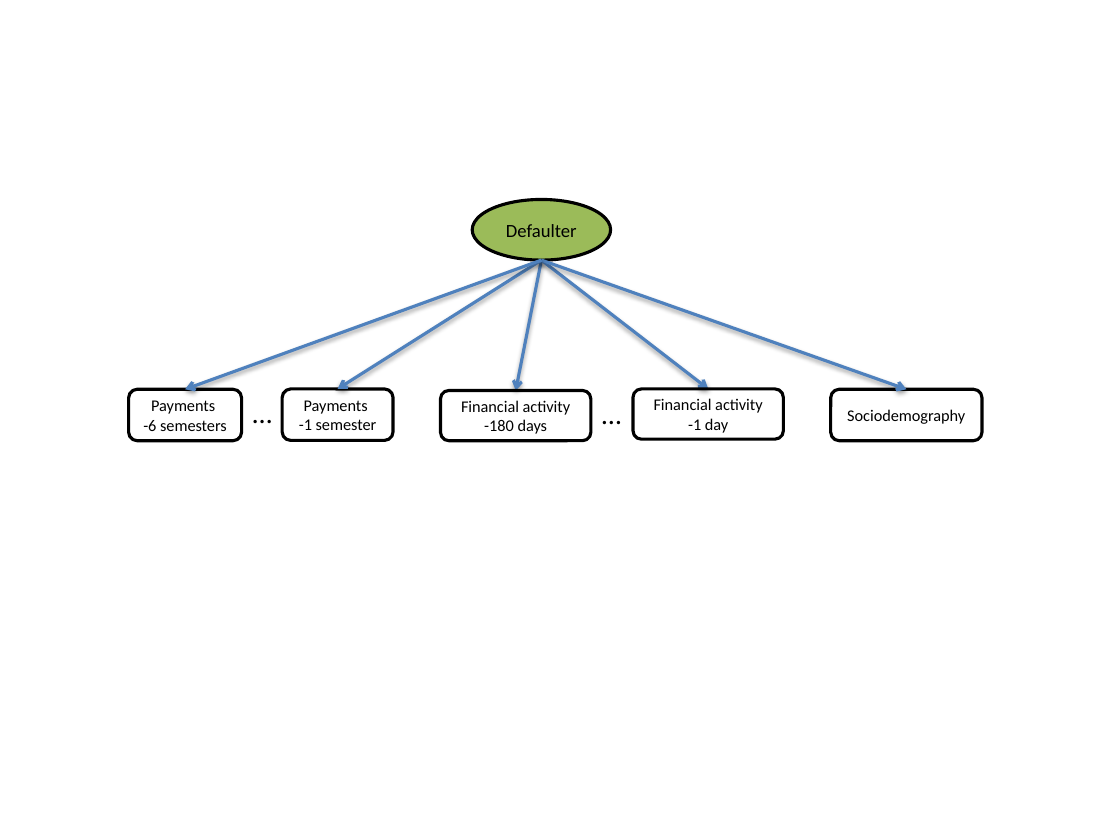
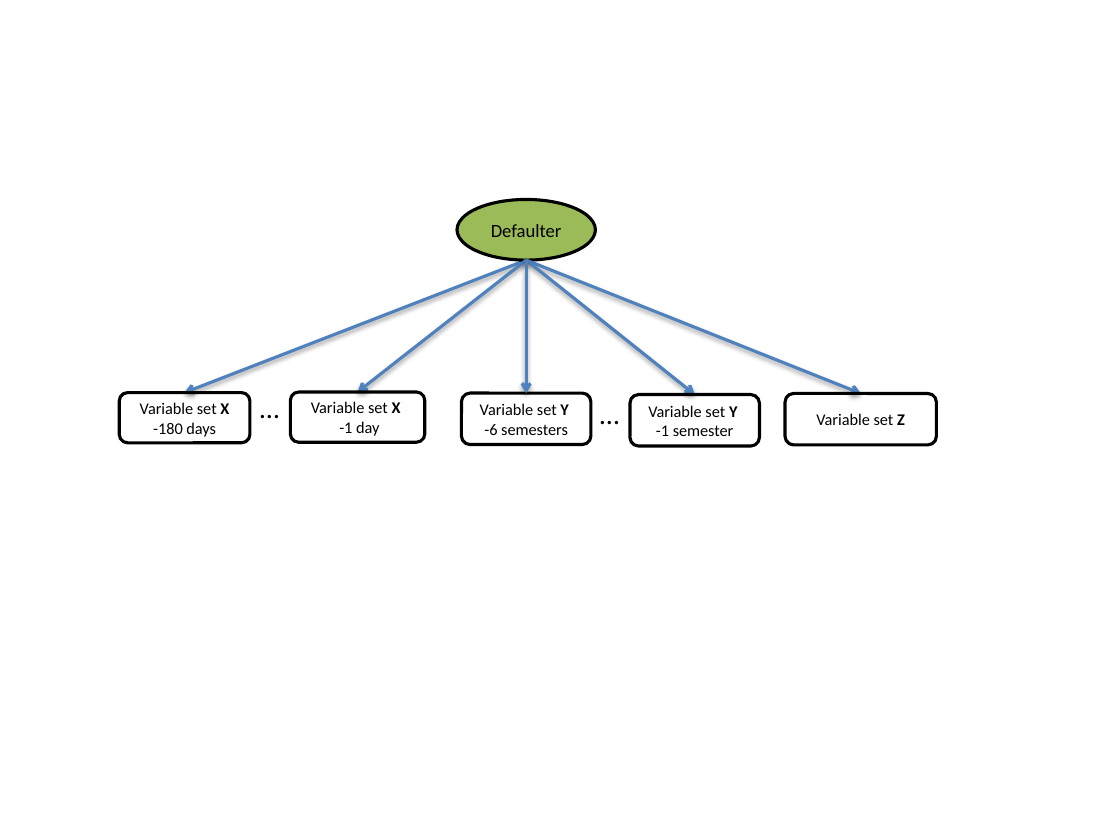
Before and after one commit to amidst/toolbox, a slide deck: slide 1 of doc/D2.1_AMIDSTModelingFramework/figures/CajaMarModelsBucket.pptx. Drawn at 1120x840 pixels with LibreOffice and Linux fonts; fonts in the diff are those of the drawing. Boxes give left, top, right and bottom in pixels: in the first picture for what was removed or moved away, otherwise in the second. Text is boxed around its words. In the diff, an @@ line names an element or a change of style, - is before the commit and + after.

```diff
--- a/doc/D2.1_AMIDSTModelingFramework/figures/CajaMarModelsBucket.pptx
+++ b/doc/D2.1_AMIDSTModelingFramework/figures/CajaMarModelsBucket.pptx
@@ ellipse "Defaulter": place and size @@
-ellipse "Defaulter" at <box>473,199,612,260</box>
+ellipse "Defaulter" at <box>457,199,596,260</box>
@@ arrow moved from (541, 260) - (185, 390) to (526, 260) - (185, 393) @@
@@ arrow moved from (541, 260) - (708, 389) to (526, 260) - (357, 392) @@
@@ arrow moved from (541, 260) - (906, 390) to (526, 260) - (861, 393) @@
@@ arrow moved from (541, 260) - (337, 389) to (526, 260) - (694, 394) @@
@@ arrow moved from (541, 260) - (515, 391) to (526, 260) - (526, 393) @@
@@ text "…": place and size @@
-text "…" at <box>242,391,284,436</box>
+text "…" at <box>249,385,291,430</box>
@@ rounded rectangle removed at <box>282,389,393,440</box> @@
-Payments
--1 semester
@@ rounded rectangle "Variable set X -180 days": place and size @@
-rounded rectangle "Variable set X -180 days" at <box>440,391,590,441</box>
+rounded rectangle "Variable set X -180 days" at <box>119,393,250,444</box>
@@ text in rounded rectangle at <box>140,402,229,437</box>: text changed @@
-Financial activity -180 days
+Variable set X -180 days
@@ rounded rectangle "Variable set X": place and size @@
-rounded rectangle "Variable set X" at <box>633,389,783,439</box>
+rounded rectangle "Variable set X" at <box>290,392,424,442</box>
@@ text in rounded rectangle at <box>311,401,401,436</box>: text changed @@
-Financial activity -1 day
+Variable set X
+-1 day
@@ rounded rectangle "Variable set Y": place and size @@
-rounded rectangle "Variable set Y" at <box>129,390,242,441</box>
+rounded rectangle "Variable set Y" at <box>461,393,591,445</box>
@@ text in rounded rectangle at <box>480,403,568,415</box>: text changed @@
-Payments
+Variable set Y
@@ rounded rectangle added at <box>631,394,760,446</box>, outline #000000 2 pt, 10.5 pt, text #000000 @@
+Variable set Y
+-1 semester
@@ rounded rectangle "Variable set Z": place and size @@
-rounded rectangle "Variable set Z" at <box>831,390,982,441</box>
+rounded rectangle "Variable set Z" at <box>785,393,936,445</box>
@@ text in rounded rectangle at <box>816,413,905,425</box>: text changed @@
-Sociodemography
+Variable set Z
```
Also in this commit, not shown: 2 other slides changed, 2 other files.
